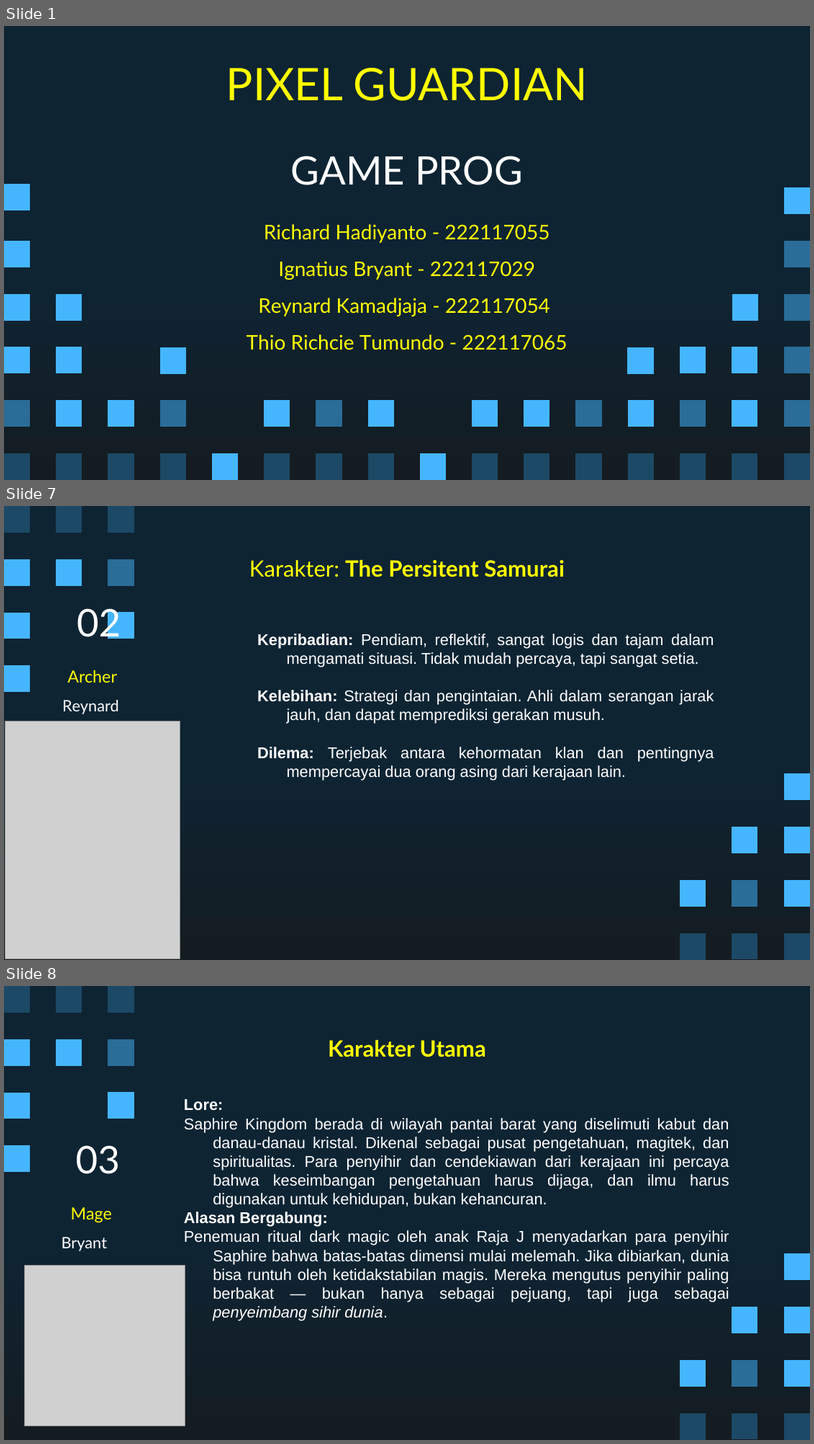
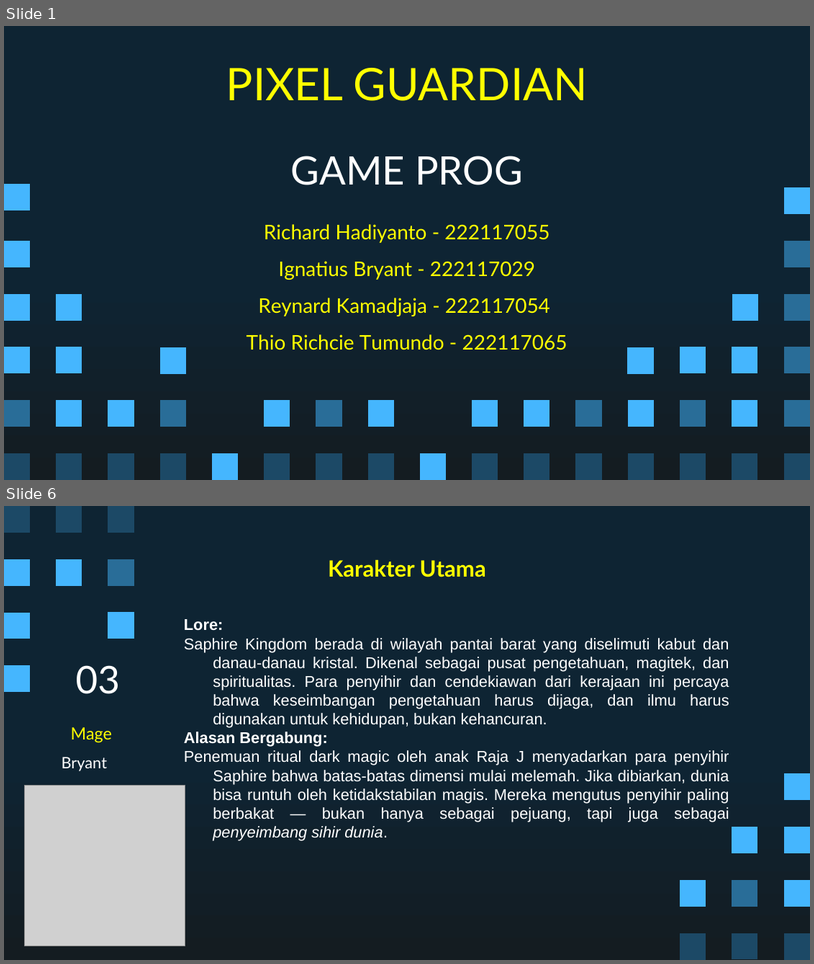
Before and after one commit to Ricardhad/gameProgProject, a slide deck: Super Pixel Vintage Gaming by Slidesgo.pptx. Shown one above the other, each under a label of ours: slides 1, 7 and 8 before the commit, slides 1 and 6 after it; the slides between them are not shown. The pictures are 814x1444 and 814x964 pixels, drawn with LibreOffice and Linux fonts; fonts in the diff are those of the drawing; grey boxes stand for pictures. Boxes give left, top, right and bottom in pixels: in the first picture for what was removed or moved away, otherwise in the second. Text is boxed around its words. In the diff, an @@ line names an element or a change of style, - is before the commit and + after.

```diff
--- a/Super Pixel Vintage Gaming by Slidesgo.pptx
+++ b/Super Pixel Vintage Gaming by Slidesgo.pptx
@@ slide 7 removed at box(4, 506, 810, 960), background gradient #0E2433 to #141C21; not listed: 18 template elements that a slide beside it also shows @@
@@ title removed at box(250, 560, 565, 577) @@
-Karakter: The Persitent Samurai
@@ title removed at box(77, 608, 121, 638) @@
-02
@@ text removed at box(257, 633, 715, 780) @@
-Kepribadian: Pendiam, reflektif, sangat logis dan tajam dalam mengamati situasi. Tidak mudah percaya, tapi sangat setia.
-Kelebihan: Strategi dan pengintaian. Ahli dalam serangan jarak jauh, dan dapat memprediksi gerakan musuh.
-Dilema: Terjebak antara kehormatan klan dan pentingnya mempercayai dua orang asing dari kerajaan lain.
@@ subtitle removed at box(67, 669, 117, 682) @@
-Archer
@@ text removed at box(62, 700, 119, 714) @@
-Reynard
@@ picture removed at box(5, 721, 180, 958) @@
@@ what was slide 8 is now slide 6 @@
```
Also in this commit, not shown: 8 slides changed, 2 slides added, 1 other slide removed.
